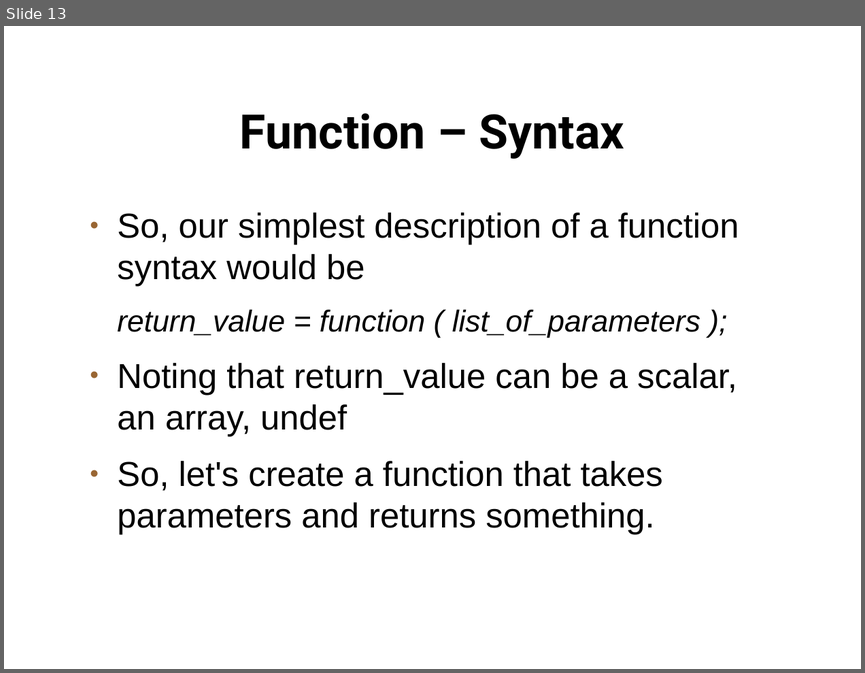
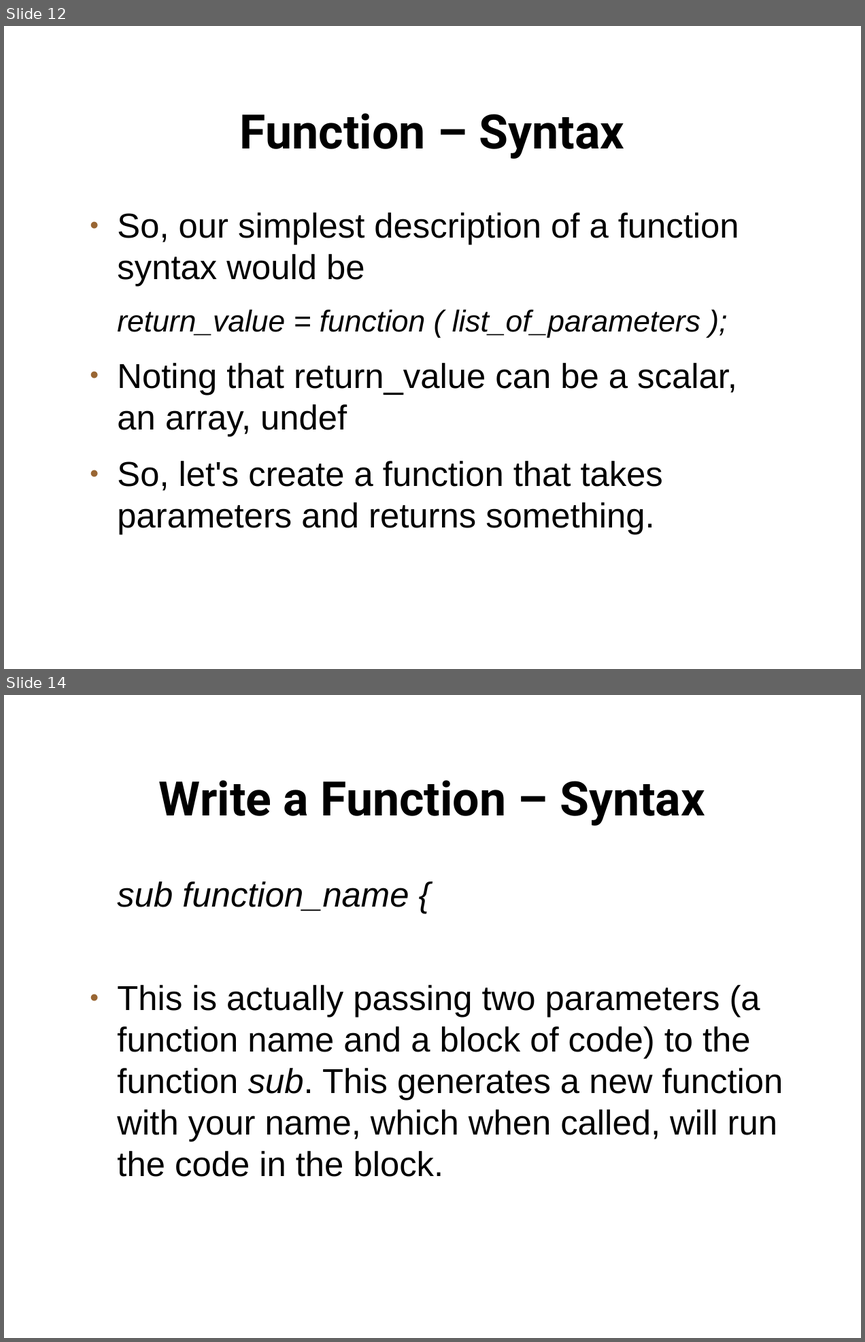
Before and after one commit to setitesuk/presentations, a slide deck: perl_course/08-functions/functions.odp. Shown one above the other, each under a label of ours: slide 13 before the commit, slides 12 and 14 after it; the slides between them are not shown. The pictures are 865x673 and 865x1342 pixels, drawn with LibreOffice and Linux fonts; fonts in the diff are those of the drawing; background and template pictures are left out. Boxes give left, top, right and bottom in pixels: in the first picture for what was removed or moved away, otherwise in the second. Text is boxed around its words. In the diff, an @@ line names an element or a change of style, - is before the commit and + after.

Commit message:
functions slides

```diff
--- a/perl_course/08-functions/functions.odp
+++ b/perl_course/08-functions/functions.odp
@@ slide 14 added at box(4, 695, 861, 1338), background picture (left out) @@
@@ title added at box(159, 780, 705, 826), 44 pt, text #000000, bold @@
+Write a Function – Syntax
@@ text added at box(117, 881, 783, 1176), 32 pt, text #000000 @@
+sub function_name {
+● This is actually passing two parameters (a function name and a block of code) to the function sub. This generates a new function with your name, which when called, will run the code in the block.
@@ what was slide 13 is now slide 12 @@
```
Also in this commit, not shown: 1 slide changed, 29 other slides added, 1 slide removed, 5 other files.
